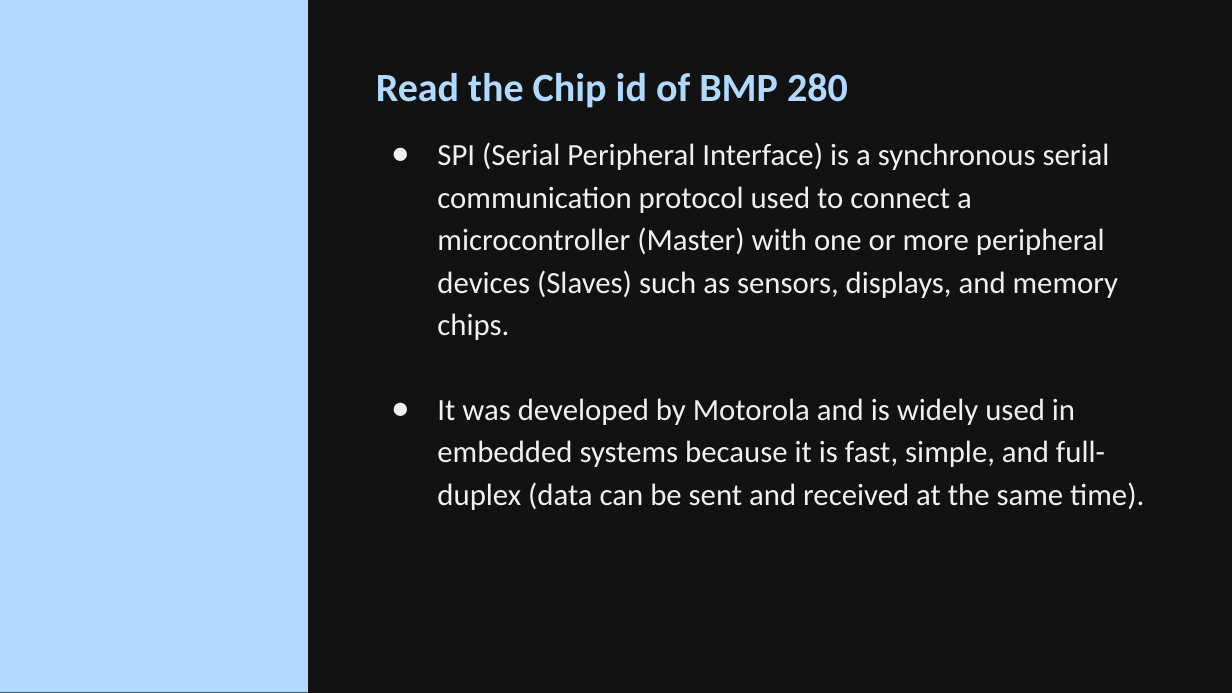
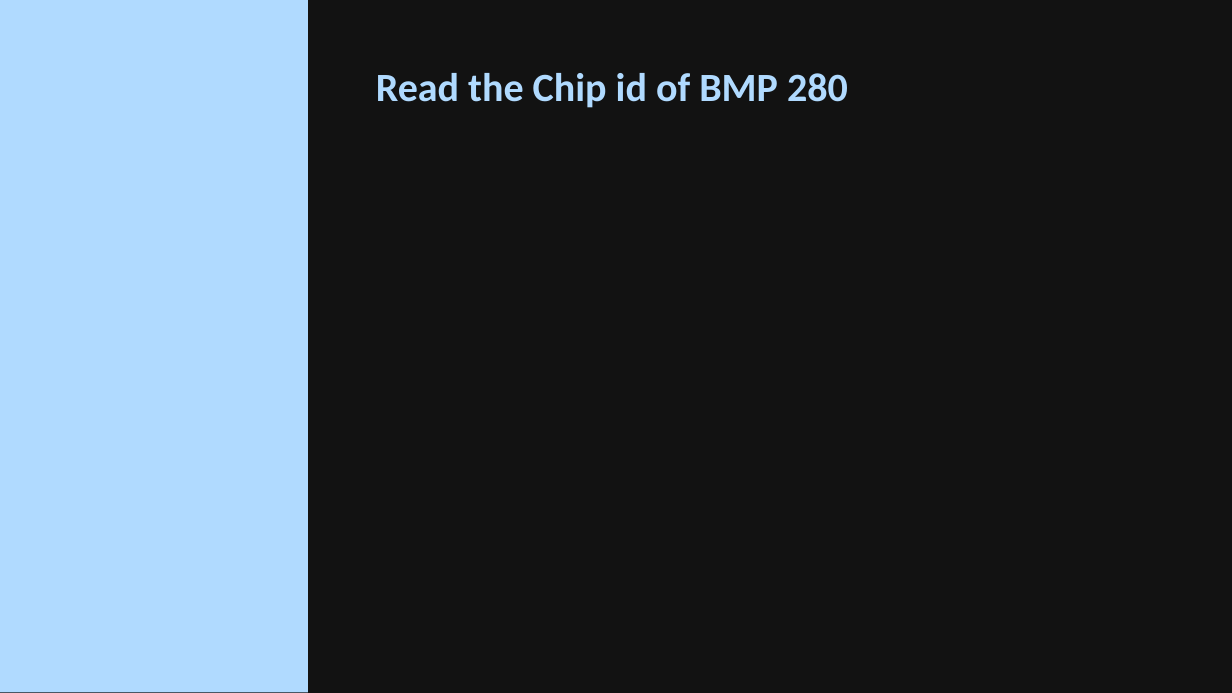
Before and after one commit to mohulmgeorge/embedded-systems, a slide deck: slide 24 of Presentations/AVR Live Class 18.pptx. Drawn at 1232x693 pixels with LibreOffice and Linux fonts; fonts in the diff are those of the drawing; background and template pictures are left out. Boxes give left, top, right and bottom in pixels: in the first picture for what was removed or moved away, otherwise in the second. Text is boxed around its words. In the diff, an @@ line names an element or a change of style, - is before the commit and + after.

Commit message:
Edited SPI part 2 ppt class 18

```diff
--- a/Presentations/AVR Live Class 18.pptx
+++ b/Presentations/AVR Live Class 18.pptx
@@ text removed at bbox=[437, 142, 1144, 510] @@
-● SPI (Serial Peripheral Interface) is a synchronous serial communication protocol used to connect a microcontroller (Master) with one or more peripheral devices (Slaves) such as sensors, displays, and memory chips.
-● It was developed by Motorola and is widely used in embedded systems because it is fast, simple, and full-duplex (data can be sent and received at the same time).
```
